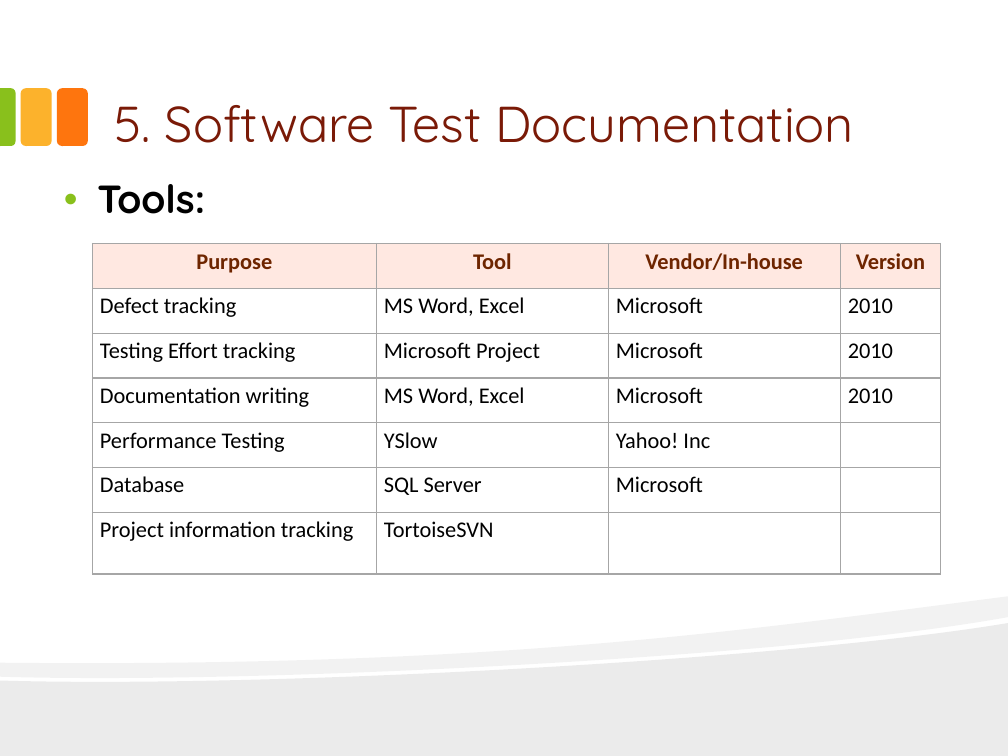
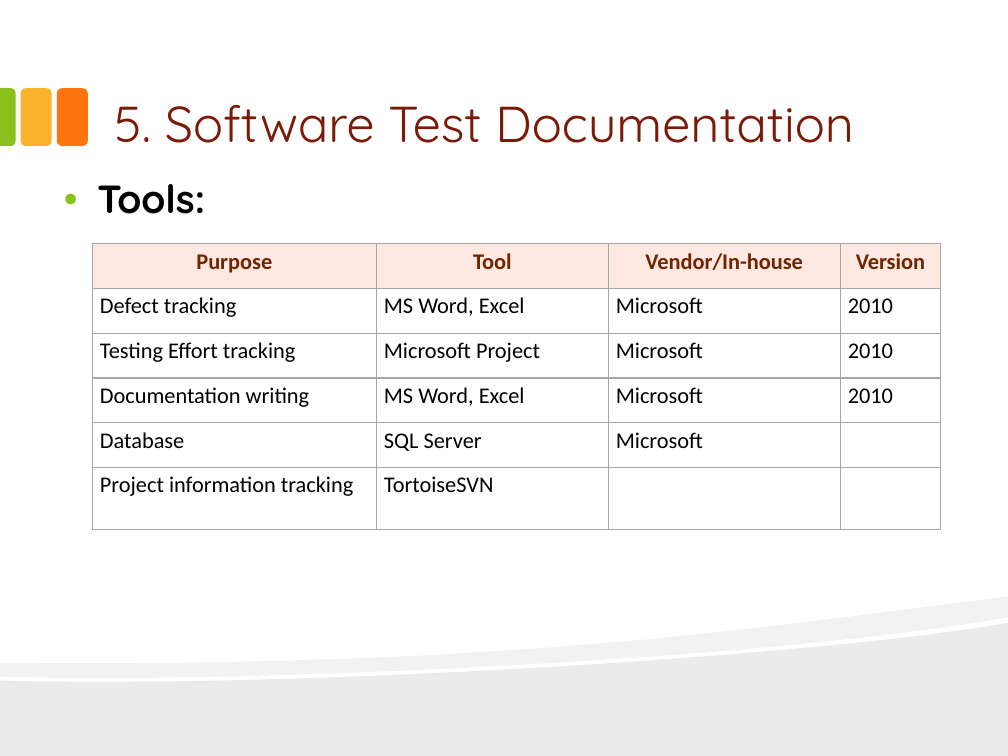
Before and after one commit to hungqcao/Rental-House-Finding, a slide deck: slide 43 of Document/Documentation/Final Document & Report/RHF_Presentation_Final_v1.0.pptx. Drawn at 1008x756 pixels with LibreOffice and Linux fonts; fonts in the diff are those of the drawing. Boxes give left, top, right and bottom in pixels: in the first picture for what was removed or moved away, otherwise in the second. Text is boxed around its words. In the diff, an @@ line names an element or a change of style, - is before the commit and + after.

```diff
--- a/Document/Documentation/Final Document & Report/RHF_Presentation_Final_v1.0.pptx
+++ b/Document/Documentation/Final Document & Report/RHF_Presentation_Final_v1.0.pptx
@@ table at <box>93,244,941,529</box> @@
-row 5: Performance Testing | YSlow | Yahoo! Inc | 
```
Also in this commit, not shown: 1 other slide changed.
